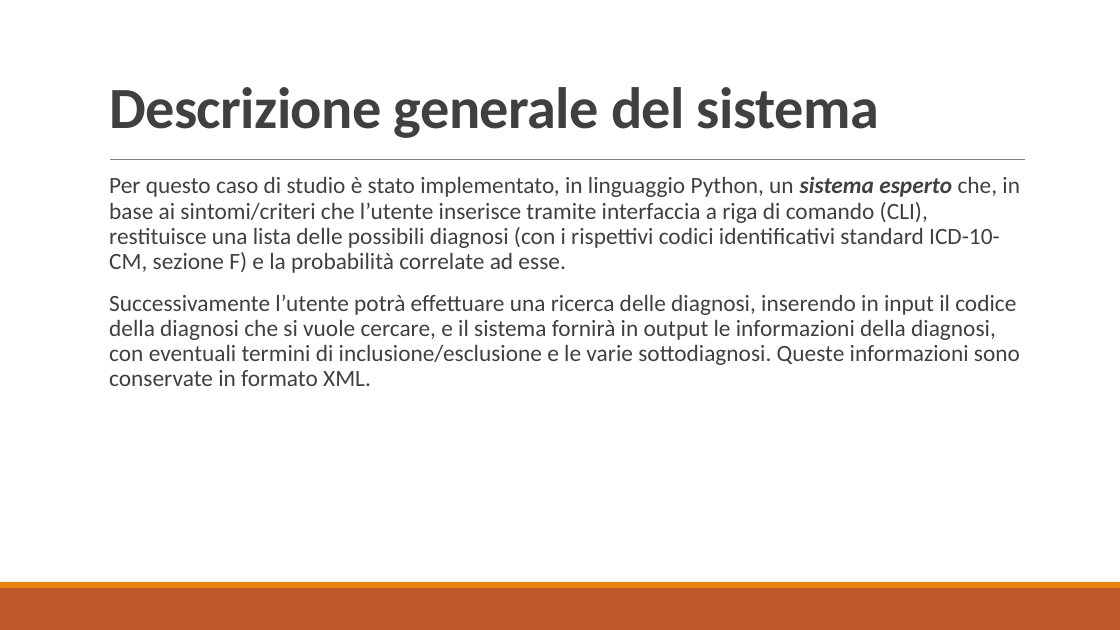
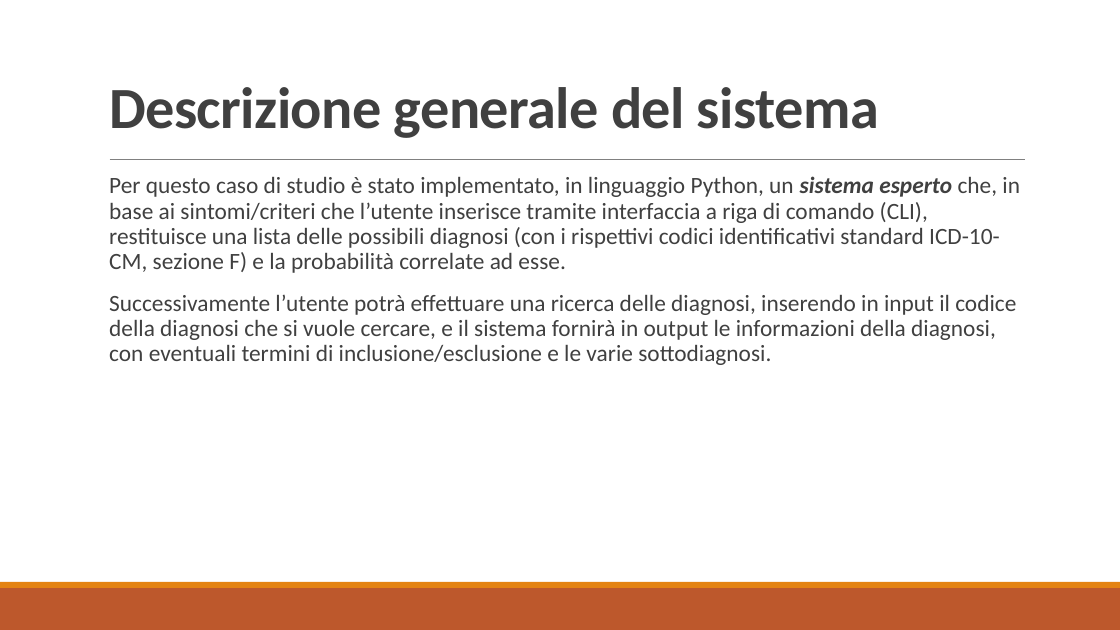
Before and after one commit to ll2909/ICon_mental_diagnosis, a slide deck: slide 4 of Presentazione/Presentazione_Lobascio.pptx. Drawn at 1120x630 pixels with LibreOffice and Linux fonts; fonts in the diff are those of the drawing. Boxes give left, top, right and bottom in pixels: in the first picture for what was removed or moved away, otherwise in the second. Text is boxed around its words. In the diff, an @@ line names an element or a change of style, - is before the commit and + after.

```diff
--- a/Presentazione/Presentazione_Lobascio.pptx
+++ b/Presentazione/Presentazione_Lobascio.pptx
@@ text at <box>109,295,1016,365</box>: text changed @@
-  Successivamente l’utente potrà effettuare una ricerca delle diagnosi, inserendo in input il codice della diagnosi che si vuole cercare, e il sistema fornirà in output le informazioni della diagnosi, con eventuali termini di inclusione/esclusione e le varie sottodiagnosi. Queste informazioni sono conservate in formato XML.
+  Successivamente l’utente potrà effettuare una ricerca delle diagnosi, inserendo in input il codice della diagnosi che si vuole cercare, e il sistema fornirà in output le informazioni della diagnosi, con eventuali termini di inclusione/esclusione e le varie sottodiagnosi.
```
Also in this commit, not shown: 1 other slide changed, 1 other file.
